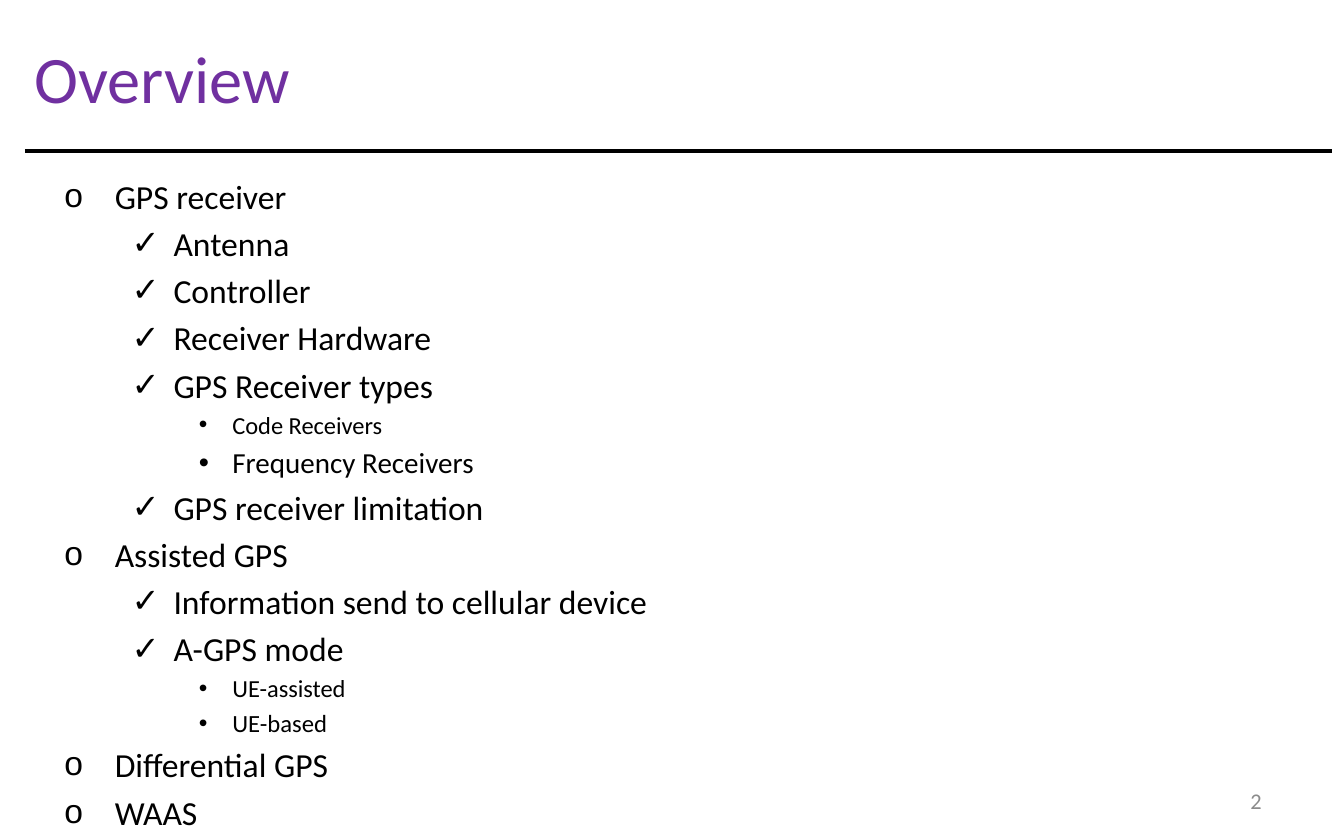
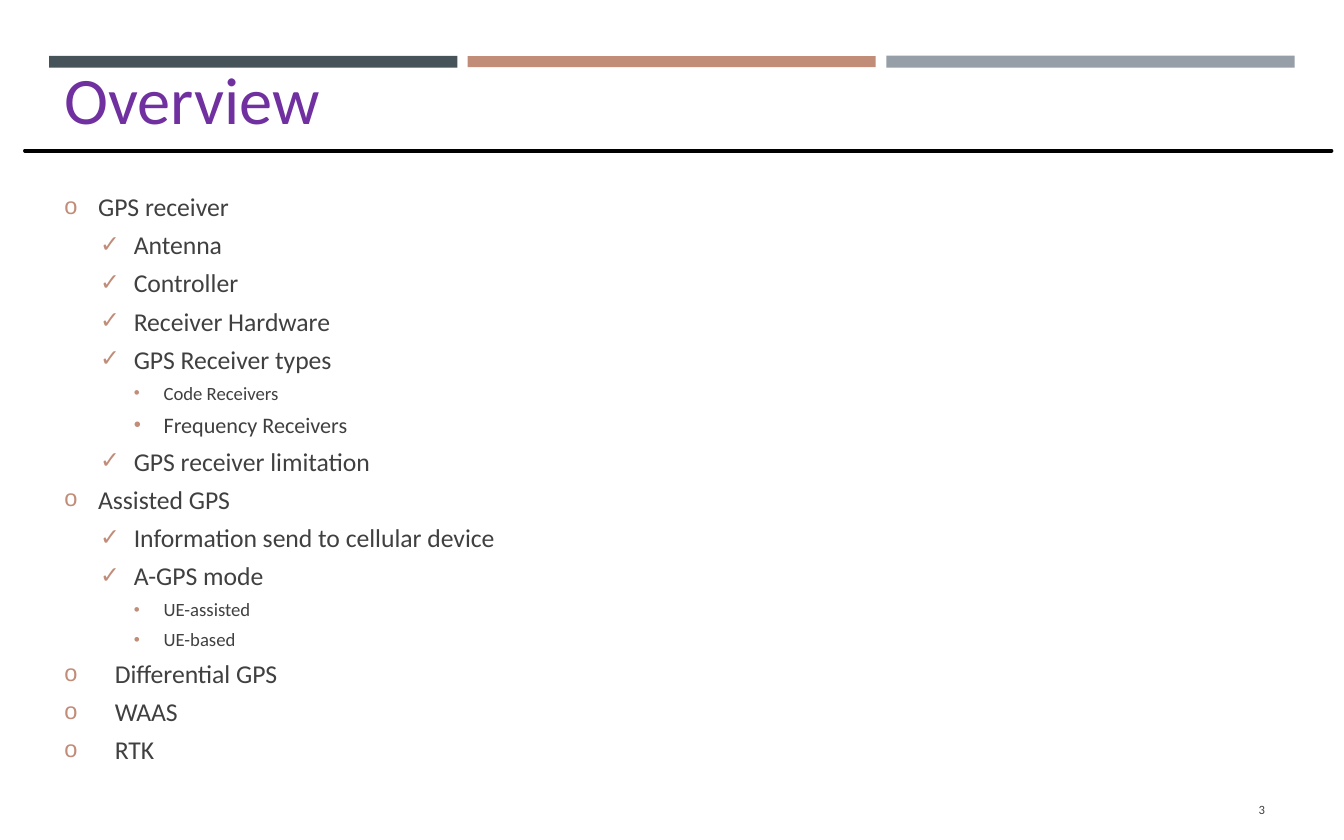
Before and after one commit to gisynw/Field_Techniques, a slide deck: slide 3 of docs/Lectures/Week06/Lecture05_GEOG3319_Receivers.pptx (slide 2 before the commit). Drawn at 1344x840 pixels with LibreOffice and Linux fonts; fonts in the diff are those of the drawing. Boxes give left, top, right and bottom in pixels: in the first picture for what was removed or moved away, otherwise in the second. Text is boxed around its words. In the diff, an @@ line names an element or a change of style, - is before the commit and + after.

```diff
--- a/docs/Lectures/Week06/Lecture05_GEOG3319_Receivers.pptx
+++ b/docs/Lectures/Week06/Lecture05_GEOG3319_Receivers.pptx
@@ text "Overview": place and size @@
-text "Overview" at [34,57,289,104]
+text "Overview" at [64,78,319,125]
@@ rectangle added at [49,57,457,69], fill #465359 @@
@@ rectangle added at [467,57,875,67], fill #C18C78 @@
@@ rectangle added at [887,55,1295,67], fill #969FA7 @@
@@ line (25, 151) - (1332, 151): stroke #000000 2 pt to #000000 1.75 pt @@
@@ text "GPS receiver" at [98,198,494,759]: size 16.2 to 12.3 pt in "GPS receiver", "Antenna", "Controller", "Receiver Hardware" and 8 more places; text colour #000000 to #404040; size 11.8 to 8.9 pt in "Code Receivers", "UE-assisted"; size 14 to 10.6 pt in "Frequency Receivers"; size 11.9 to 9 pt in "UE-based"; indent changed; line spacing 1 to 0.8; more space between paragraphs; vertical alignment top to middle @@
@@ page number at [1259,806,1265,814]: text changed; size 10.8 to 6.1 pt; text colour #8C8C8C to #404040 @@
-2
+3
```
Also in this commit, not shown: 6 other slides changed, 19 slides added, 23 slides removed.
